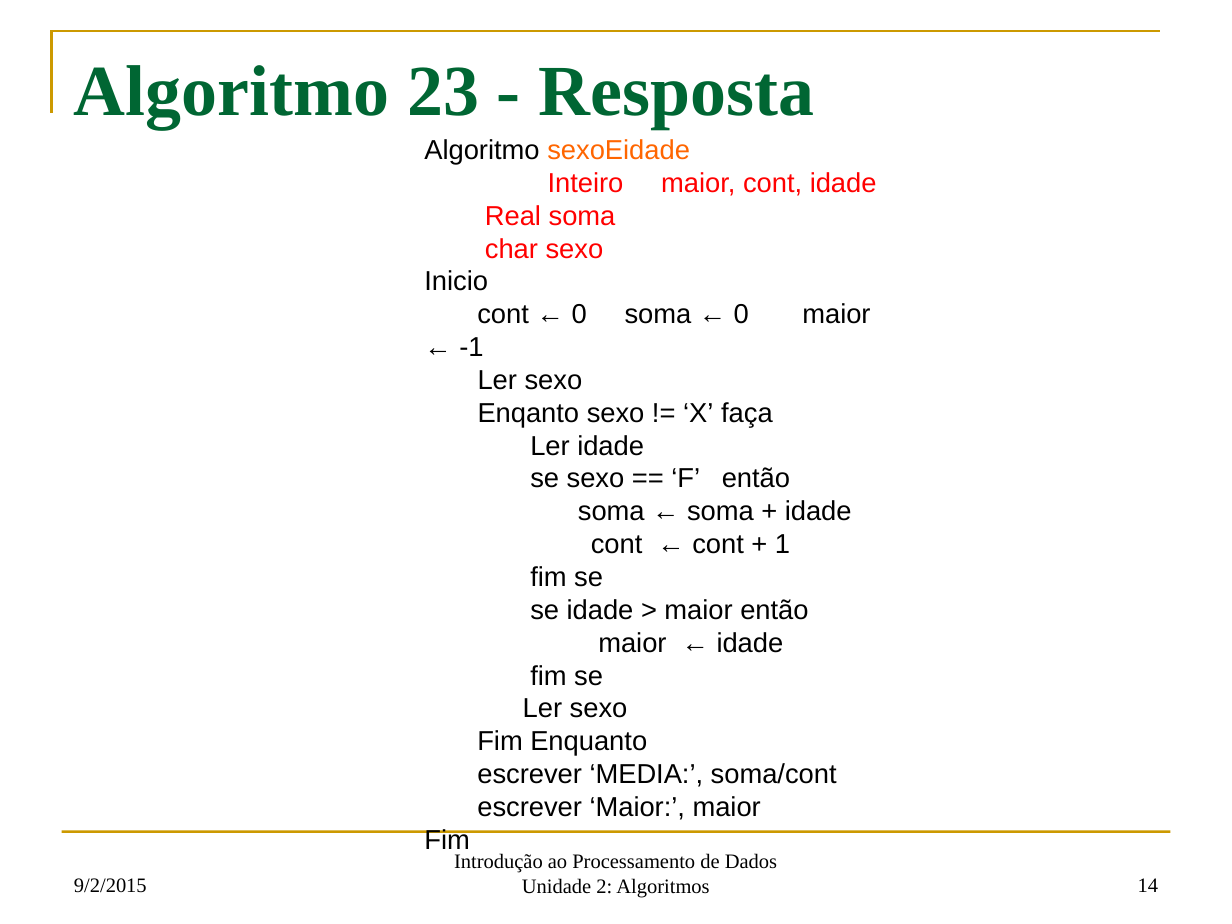
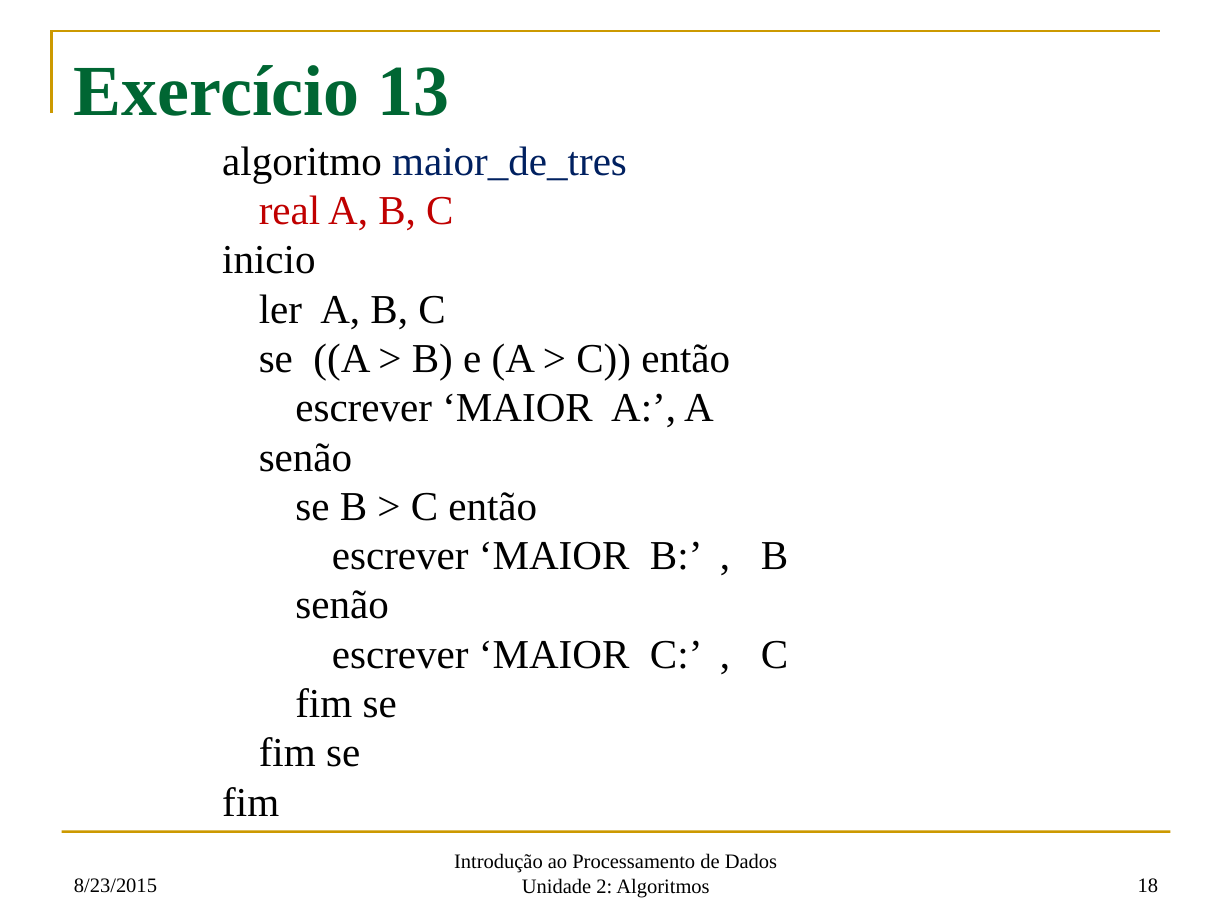
Before and after one commit to fsantanna-uerj/IPD, a slide deck: slide 18 of oficial/ipd-03.pptx (slide 14 before the commit). Drawn at 1232x924 pixels with LibreOffice and Linux fonts; fonts in the diff are those of the drawing. Boxes give left, top, right and bottom in pixels: in the first picture for what was removed or moved away, otherwise in the second. Text is boxed around its words. In the diff, an @@ line names an element or a change of style, - is before the commit and + after.

```diff
--- a/oficial/ipd-03.pptx
+++ b/oficial/ipd-03.pptx
@@ title at bbox=[74, 65, 450, 116]: text changed @@
-Algoritmo 23 - Resposta
+Exercício 13
@@ text "algoritmo maior_de_tres": place and size @@
-text "algoritmo maior_de_tres" at bbox=[424, 139, 877, 849]
+text "algoritmo maior_de_tres" at bbox=[222, 146, 788, 816]
@@ text at bbox=[222, 146, 788, 669]: text changed; size 16 to 24 pt; font Arial to Times New Roman @@
-Algoritmo sexoEidade
-Inteiro maior, cont, idade
-Real soma
-char sexo
-Inicio
-cont ← 0 soma ← 0 maior ← -1
-Ler sexo
-Enqanto sexo != ‘X’ faça
-Ler idade
-se sexo == ‘F’ então
-soma ← soma + idade
-cont ← cont + 1
+algoritmo maior_de_tres
+real A, B, C
+inicio
+ler A, B, C
+se ((A > B) e (A > C)) então
+escrever ‘MAIOR A:’, A
+senão
+se B > C então
+escrever ‘MAIOR B:’ , B
+senão
+escrever ‘MAIOR C:’ , C
@@ text at bbox=[530, 599, 808, 653]: paragraphs removed @@
-se idade > maior então
-maior ← idade
@@ text at bbox=[259, 688, 397, 767]: size 16 to 24 pt, font Arial to Times New Roman in "fim se", "fim se" @@
@@ text at bbox=[222, 787, 279, 816]: text changed; size 16 to 24 pt; font Arial to Times New Roman @@
-Ler sexo
-Fim Enquanto
-escrever ‘MEDIA:’, soma/cont
-escrever ‘Maior:’, maior
-Fim
+fim
@@ text at bbox=[74, 878, 157, 893]: text changed @@
-9/2/2015
+8/23/2015
@@ page number at bbox=[1138, 878, 1158, 893]: text changed @@
-14
+18
```
Also in this commit, not shown: 9 other slides changed, 12 slides added, 11 slides removed, 5 other files.
